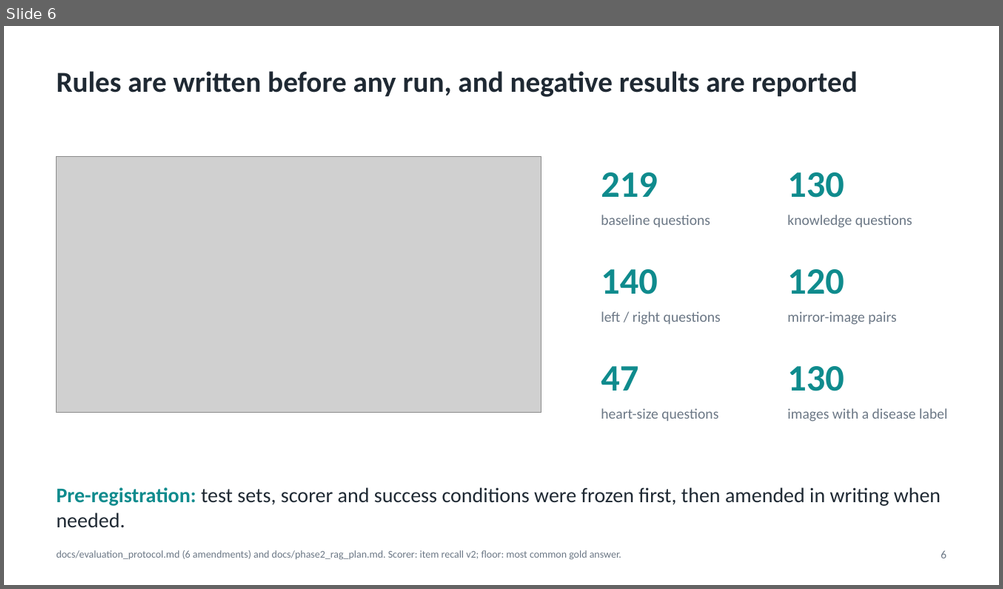
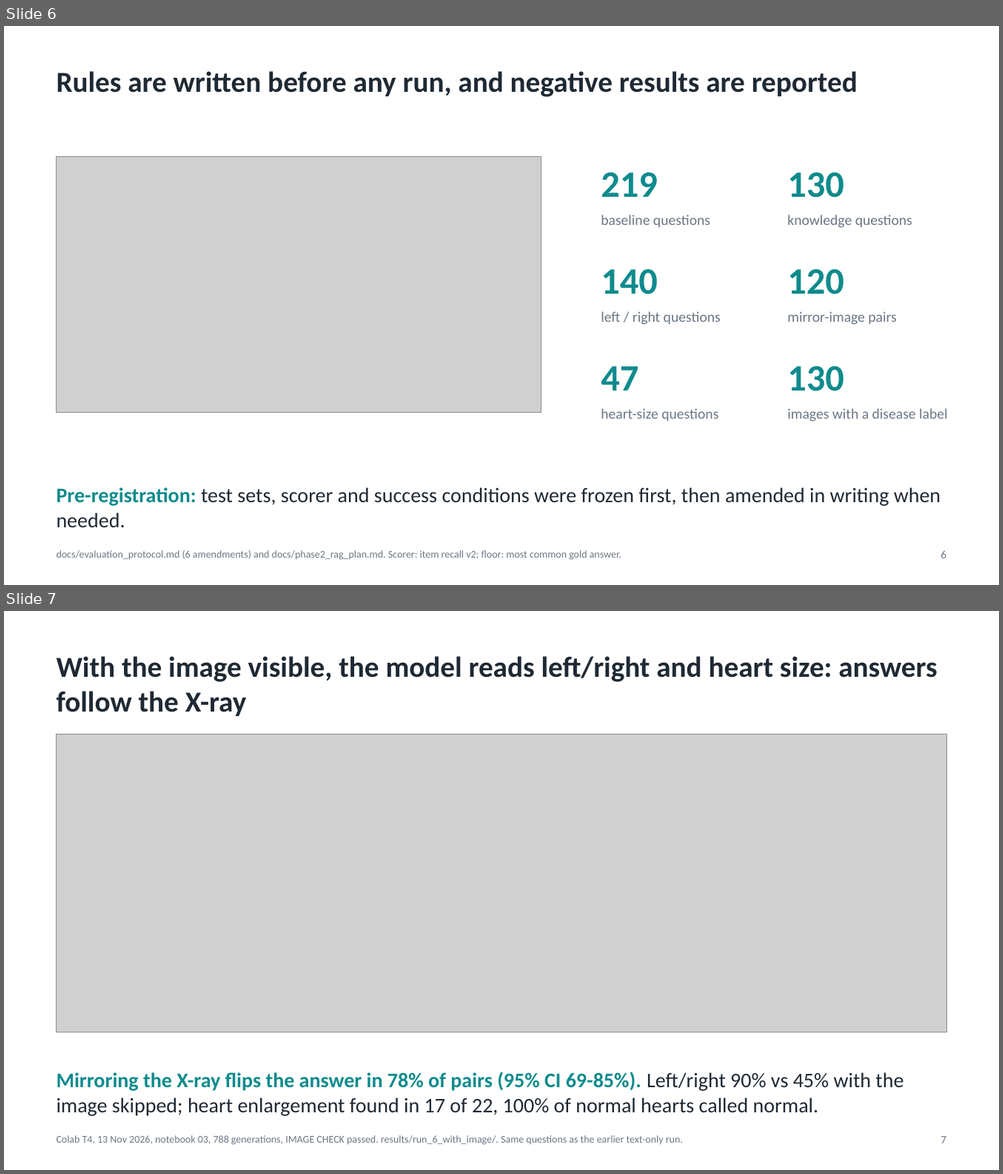
Before and after one commit to Ankritjarngal/medvqa-cxr-chexagent, a slide deck: deliverables/presentation/Medical_VQA_CXR_Project_Presentation.pptx. Shown one above the other, each under a label of ours: slide 6 before the commit, slides 6 and 7 after it. The pictures are 1003x589 and 1003x1174 pixels, drawn with LibreOffice and Linux fonts; fonts in the diff are those of the drawing; grey boxes stand for pictures. Boxes give left, top, right and bottom in pixels: in the first picture for what was removed or moved away, otherwise in the second. Text is boxed around its words. In the diff, an @@ line names an element or a change of style, - is before the commit and + after.

```diff
--- a/deliverables/presentation/Medical_VQA_CXR_Project_Presentation.pptx
+++ b/deliverables/presentation/Medical_VQA_CXR_Project_Presentation.pptx
@@ slide 7 added at (4, 611, 999, 1170), background #FFFFFF @@
@@ text added at (57, 656, 936, 716), 28 pt, text #1F2933, bold @@
+With the image visible, the model reads left/right and heart size: answers follow the X-ray
@@ picture added at (57, 734, 946, 1033) @@
@@ text added at (57, 1072, 903, 1116), 20 pt, text #1F2933 @@
+Mirroring the X-ray flips the answer in 78% of pairs (95% CI 69-85%). Left/right 90% vs 45% with the image skipped; heart enlargement found in 17 of 22, 100% of normal hearts called normal.
@@ text added at (57, 1136, 683, 1145), 10 pt, text #6B7785 @@
+Colab T4, 13 Nov 2026, notebook 03, 788 generations, IMAGE CHECK passed. results/run_6_with_image/. Same questions as the earlier text-only run.
@@ text added at (940, 1136, 946, 1144), 11 pt, text #6B7785 @@
+7
```
Also in this commit, not shown: 4 slides changed, 2 slides removed, 17 other files.
